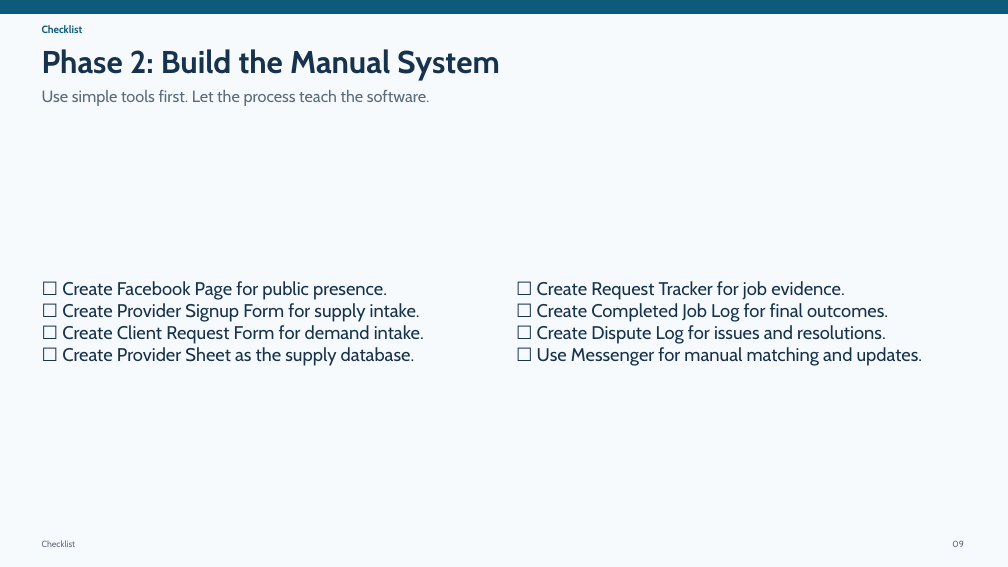
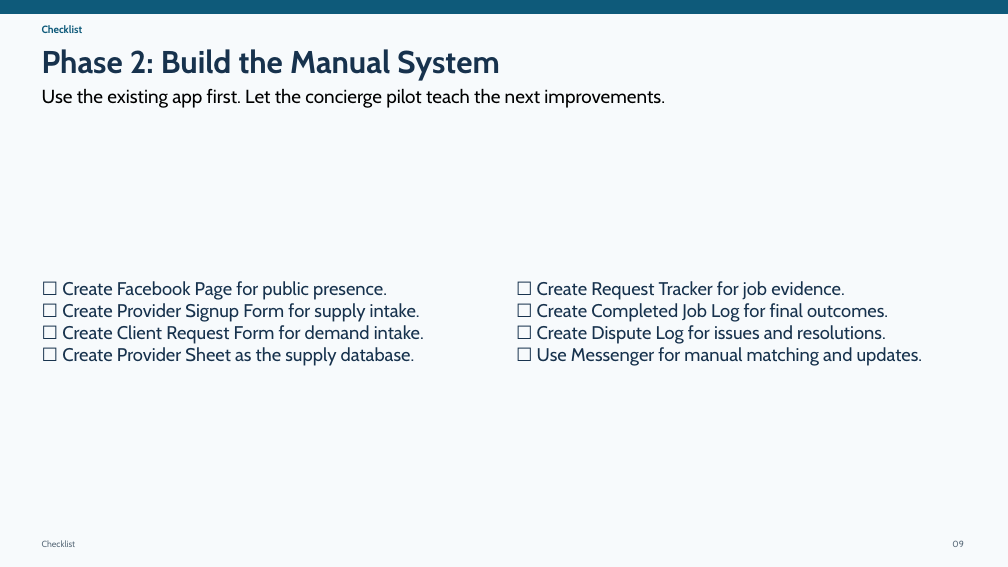
Before and after one commit to jmaeacido/jmaeacido.github.io, a slide deck: slide 9 of mockups/kaila-marketplace/presentation/KAILA_Detailed_To_Do_List_with_Templates_and_Forms_Presentation.pptx. Drawn at 1008x567 pixels with LibreOffice and Linux fonts; fonts in the diff are those of the drawing. Boxes give left, top, right and bottom in pixels: in the first picture for what was removed or moved away, otherwise in the second. Text is boxed around its words. In the diff, an @@ line names an element or a change of style, - is before the commit and + after.

```diff
--- a/mockups/kaila-marketplace/presentation/KAILA_Detailed_To_Do_List_with_Templates_and_Forms_Presentation.pptx
+++ b/mockups/kaila-marketplace/presentation/KAILA_Detailed_To_Do_List_with_Templates_and_Forms_Presentation.pptx
@@ text at box(42, 88, 665, 108): text changed; size 15.5 to 18 pt; text colour #5A6B7A to #000000 @@
-Use simple tools first. Let the process teach the software.
+Use the existing app first. Let the concierge pilot teach the next improvements.
```
Also in this commit, not shown: 4 other slides changed, 5 other files.
